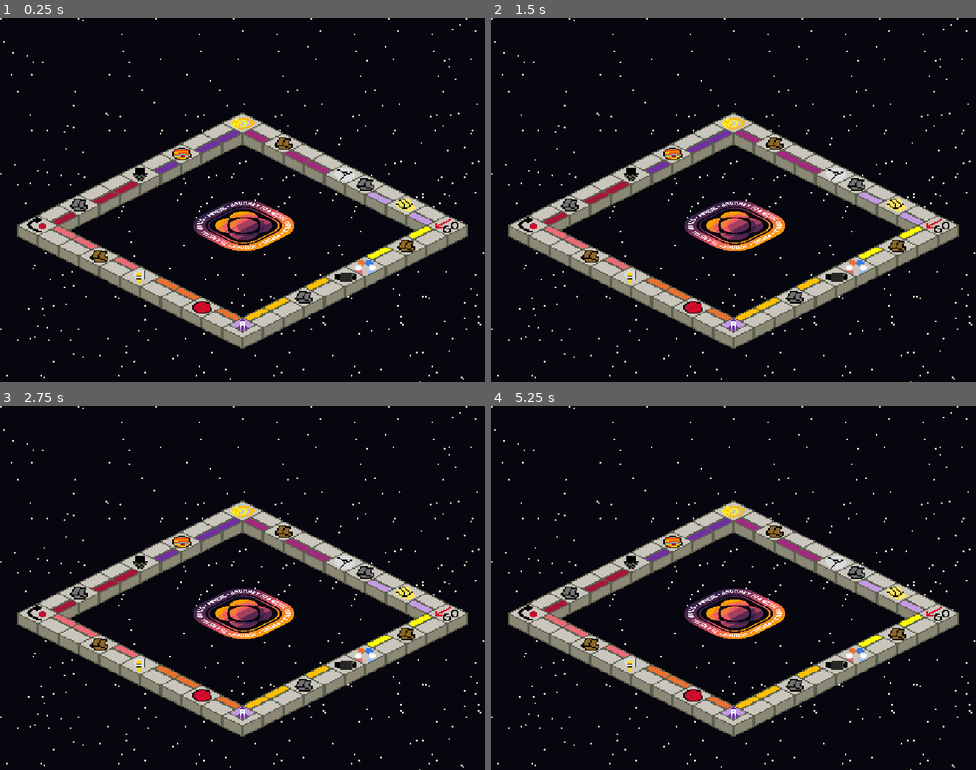
Above: before the commit, frames 1-4 (two rows, left to right).
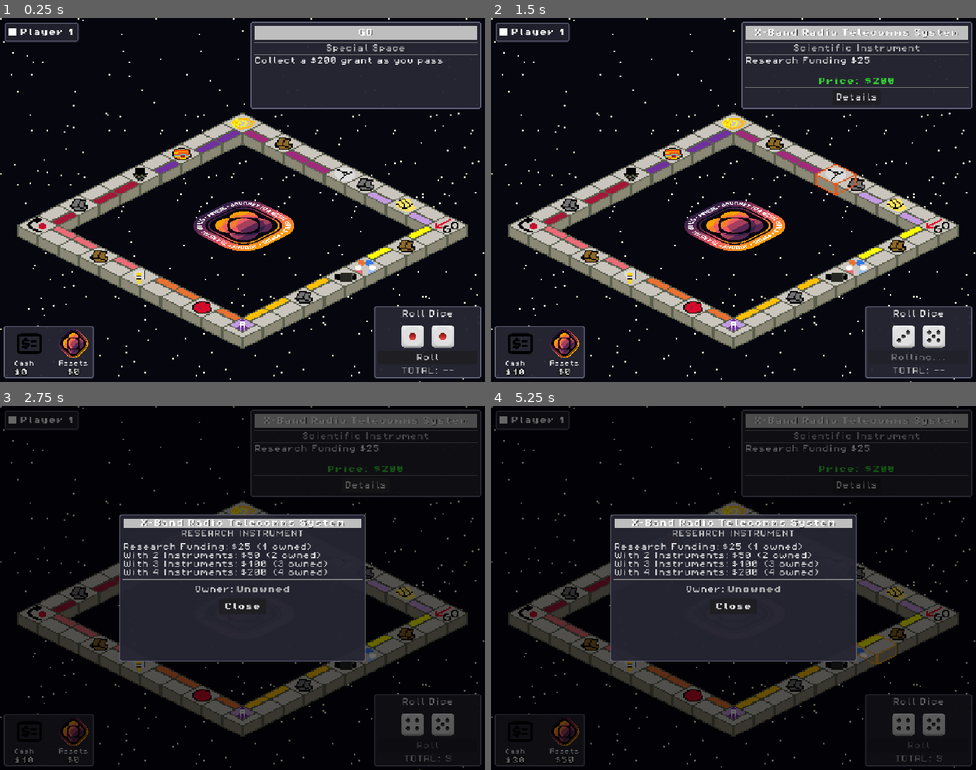
Above: after the commit, the same moments.

Repository: MissionToPsyche-Platinum/platinum_24d_game_psycheopoly-psb
Game: Godot game, scene res://scenes/GameBoard.tscn
Two runs of this game, one before a commit and one after it. Both use one fixed random seed, a clock stepped at 60 frames per second and the inputs below. This scene is started directly instead of the project's main scene.
Inputs (mouse positions are in pixels of both pictures, inside the frame that each line leads up to):
- Up to frame 1 (0.25 s): no input
- Up to frame 2 (1.5 s): click (917, 356) at 0.5 s, where only the run after the commit has a clickable "Roll"; tap Enter at 1.25 s; move the mouse to (840, 181) at 1.27 s; tap C at 1.35 s; click (840, 181) at 1.42 s
- Up to frame 3 (2.75 s): click (363, 486) at 2 s, where only the run after the commit has a clickable "Details"
- Up to frame 4 (5.25 s): tap Space at 2.75, 4.25 s; drag from (636, 606) to (709, 660) at 2.77 s; tap Enter at 3.5, 5 s; move the mouse to (782, 507) at 3.52 s; tap C at 3.6, 5.1 s; drag from (709, 660) to (588, 533) at 4.27 s; move the mouse to (879, 642) at 5.02 s; hold A from 5.03 s (still down)

The runs differ from the first frame. In frame 1, 18% of the frame differs, in the area x 0-100%, y 1-99%; in frame 2, 19%; in frame 3, 34%; in frame 4, 34%, in the area x 0-100%, y 0-100%.
Error before the commit: Parse Error: Cannot infer the type of "money" variable because the value doesn't have a set type. (res://scripts/core/auction_manager.gd:93)

Commit message:
Hopefully mixed merge conflicts for now

Diff:
--- a/scripts/core/auction_manager.gd
+++ b/scripts/core/auction_manager.gd
@@ -90,7 +90,7 @@
 		emit_signal("message", "Bid must be at least $" + str(min_required) + ".")
 		return false
 
-	var money := GameState.get_player_balance(p_idx)
+	var money := GameController.get_player_balance(p_idx)
 	if amount > money:
 		emit_signal("message", "You only have $" + str(money) + ". Try a lower bid.")
 		return false
@@ -158,7 +158,7 @@
 		return
 
 	# Only winner pays
-	GameState.charge_player(winner_index, high_bid)
+	GameController.charge_player(winner_index, high_bid)
 
 	# Transfer ownership if ownable
 	if property_ref is Ownable:
--- a/scripts/core/board.gd
+++ b/scripts/core/board.gd
@@ -426,7 +426,7 @@
 		auction_popup.hide_popup()
 
 	# tell the game flow we’re done with this action and move on.
-	GameState.action_completed.emit()
+	GameController.action_completed.emit()
 
 
 func _on_move_pressed(space_num: int) -> void:
@@ -461,7 +461,7 @@
 		GameState.charge_player(GameState.current_player_index, amount)
 		print("Paid $%d for %s" % [amount, space_info.name])
 		# Update HUD
-		GameController.player_money_updated.emit(GameState.players[player_idx])
+		GameController.player_money_updated.emit(GameState.players[GameState.player_idx])
 	GameController.action_completed.emit()
 
 
--- a/scripts/core/game_controller.gd
+++ b/scripts/core/game_controller.gd
@@ -46,6 +46,31 @@
 	pay_rent.connect(_pay_rent)
 	purchase_property.connect(_purchase_property)
 
+
+func debit(player_index: int, amount: int, reason: String = "") -> void:
+	if amount <= 0:
+		return
+	if player_index < 0 or player_index >= GameState.players.size():
+		return
+	GameState.players[player_index].balance -= amount
+	print("DEBIT ", GameState.players[player_index].player_name, " -$", amount, " ", reason, " => $", GameState.players[player_index].balance)
+	player_money_updated.emit(GameState.players[player_index])
+
+func credit(player_index: int, amount: int, reason: String = "") -> void:
+	if amount <= 0:
+		return
+	if player_index < 0 or player_index >= GameState.players.size():
+		return
+	GameState.players[player_index].balance += amount
+	print("CREDIT ", GameState.players[player_index].player_name, " +$", amount, " ", reason, " => $", GameState.players[player_index].balance)
+	player_money_updated.emit(GameState.players[player_index])
+
+func transfer(from_index: int, to_index: int, amount: int, reason: String = "") -> void:
+	debit(from_index, amount, reason)
+	credit(to_index, amount, reason)
+
+
+
 ## Changes the ownership of an ownable property
 func _transfer_property(property: Ownable, player: int) -> void:
 	if not property._is_owned:
@@ -55,32 +80,39 @@
 
 ## Purchases a property - called by the purchase property signal
 func _purchase_property(property: Ownable, player: int) -> void:
-	if (property._is_owned):
-		_purchase_owned_property(property, player, property._player_owner, property._initial_price) # currently we assume that the purchase price is the same as the default, though this will not always be the case
-	else:
-		_purchase_unowned_property(property, player, property._initial_price)
+	# If already owned, you cannot purchase it again.
+	if property._is_owned:
+		# If it's yours, nothing to do (later: manage upgrades/mortgage)
+		if property._player_owner == player:
+			print("Purchase blocked: player already owns this property.")
+			return
+
+		# If someone else owns it, this should be rent — not purchase.
+		print("Purchase blocked: property already owned by player ", property._player_owner, ". Pay rent instead.")
+		return
+
+	# Unowned -> normal purchase
+	_purchase_unowned_property(property, player, property._initial_price)
 
 
 ## Purchases an unowned property - deducts balance and transfers ownership
 func _purchase_unowned_property(property: Ownable, player: int, purchase_price: int) -> void:
-	GameState.players[player].balance -= purchase_price
-	player_money_updated.emit(GameState.players[player])
+	debit(player, purchase_price, "purchase unowned")
 	_transfer_property(property, player)
 
 
 ## Purchases an owned property - handles money transfer between players
+## (kept for future trading / special rules, NOT used by normal "Purchase" now)
 func _purchase_owned_property(property: Ownable, buyer: int, seller: int, purchase_price: int) -> void:
-	GameState.players[buyer].balance -= purchase_price
-	player_money_updated.emit(GameState.players[buyer])
-	GameState.players[seller].balance += purchase_price
-	player_money_updated.emit(GameState.players[seller])
+	transfer(buyer, seller, purchase_price, "purchase owned")
 	_transfer_property(property, buyer)
+
 
 func _pay_rent(property: Ownable, player: int) -> void:
 	if !property._is_owned or property._player_owner == player:
 		return
 
-	var rent = 0
+	var rent := 0
 	match property.get_script().get_global_name():
 		"PropertySpace":
 			match property._current_upgrades:
@@ -102,16 +134,16 @@
 			rent = 0
 		"PlanetSpace": # TODO: Implement checking dice roll for determining rent
 			rent = 0
-	GameState.players[player].balance -= rent
-	GameState.players[property._player_owner].balance += rent
-	player_money_updated.emit(GameState.players[player])
-	player_money_updated.emit(GameState.players[property._player_owner])
+
+	transfer(player, property._player_owner, rent, "rent")
+
+
 
 func set_difficulty(new_difficulty: String) -> void:
-	## Simple setter used by StartMenu.gd
-	## You can add validation or mapping here later if needed.
 	GameState.difficulty = new_difficulty
+	emit_signal("difficulty_changed", GameState.difficulty)
 	print("GameState difficulty set to: ", GameState.difficulty)
+
 
 func set_colorblind_mode(enabled: bool) -> void:
 	if enabled == GameState.colorblind_mode:
@@ -119,6 +151,13 @@
 	GameState.colorblind_mode = enabled
 	emit_signal("colorblind_mode_changed", GameState.colorblind_mode)
 	emit_signal("setup_changed")
+
+
+	# Keep player_count consistent with the actual player objects created
+	GameState.player_count = GameState.players.size()
+
+	emit_signal("setup_changed")
+
 
 
 # ------------------------------------------------------------------------------
@@ -154,8 +193,11 @@
 	# Emit turn ended for current player
 	emit_signal("turn_ended", GameState.current_player_index)
 
-	# Advance to next player
-	GameState.current_player_index = (GameState.current_player_index + 1) % GameState.player_count
+	# Advance to next player (use actual players array size)
+	var total := GameState.players.size()
+	if total <= 0:
+		return
+	GameState.current_player_index = (GameState.current_player_index + 1) % total
 
 	# Emit signals for new player
 	var current_player = get_current_player()
@@ -171,3 +213,21 @@
 		player.balance += delta
 		print(player.player_name, " cash changed by ", delta, " (new balance: $", player.balance, ")")
 		emit_signal("player_money_updated", player)
+
+
+# Public helper: return a player's balance safely
+func get_player_balance(player_index: int) -> int:
+	if player_index < 0 or player_index >= GameState.players.size():
+		return 0
+	return GameState.players[player_index].balance
+
+
+# Public helper: set ownership without using private methods from other scripts
+func transfer_property_to_player(property: Ownable, player_index: int) -> void:
+	_transfer_property(property, player_index)
+
+
+func charge_player(player_index: int, amount: int) -> void:
+	# Keep as a wrapper so existing code continues to work
+	debit(player_index, amount, "charge_player")
+	print("DEBIT ", GameState.players[player_index].player_name, " -$", amount, " charge_player => $", GameState.players[player_index].balance)
--- a/scripts/core/game_state.gd
+++ b/scripts/core/game_state.gd
@@ -109,5 +109,4 @@
 	_setup_players()
 	player_count = players.size()
 
-	emit_signal("setup_changed")
 	GameController.emit_signal("setup_changed")
--- a/scripts/ui/money_hud.gd
+++ b/scripts/ui/money_hud.gd
@@ -72,7 +72,7 @@
 
 	# Initialize HUD with the current player right away (safe, no fake signal emit)
 	if GameState and GameState.players.size() > 0:
-		update_from_player(GameState.get_current_player())
+		update_from_player(GameController.get_current_player())
 
 
 # ---------------------------------------------------------------------------
@@ -152,7 +152,7 @@
 	if not GameState:
 		return
 
-	var current_player := GameState.get_current_player()
+	var current_player := GameController.get_current_player()
 	if current_player == null:
 		return
 
